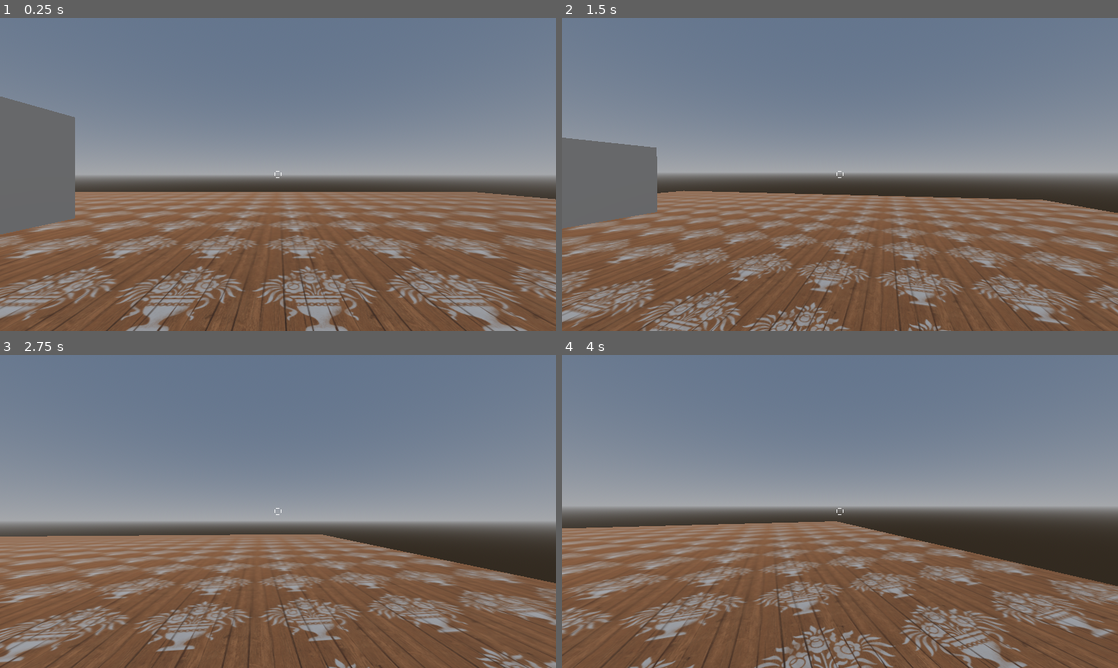
Above: before the commit, frames 1-4 (two rows, left to right).
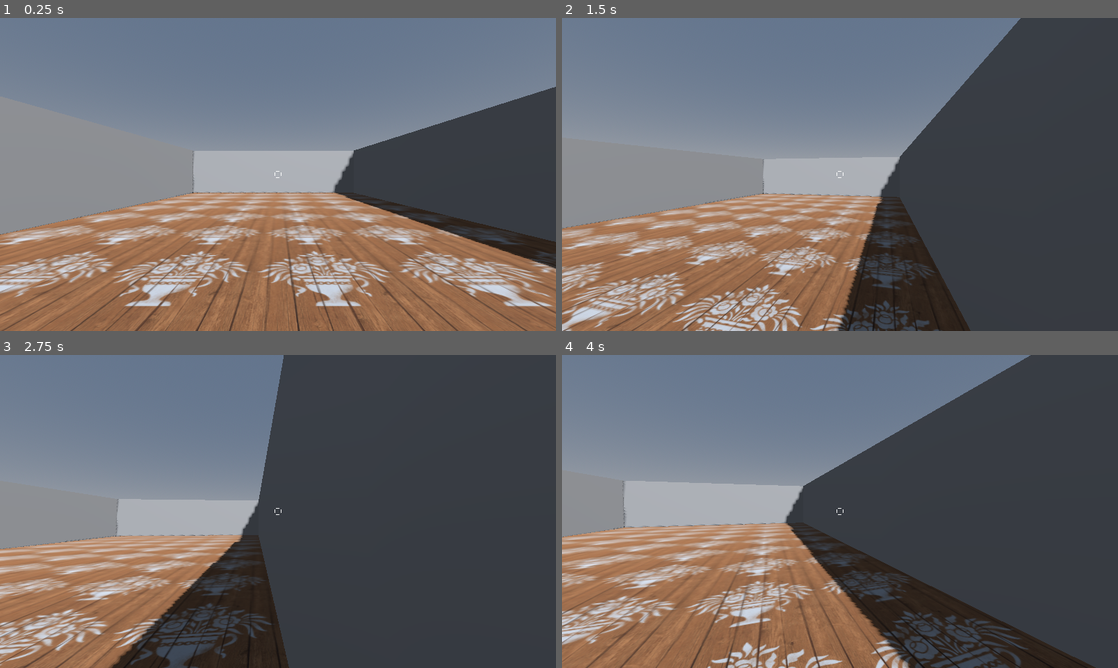
Above: after the commit, the same moments.

Repository: PetroMelnykW/StudentSimulator
Game: Godot game, scene res://scenes/main.tscn
Same seed, same stepped clock (60 frames per second), same inputs: the game is played once before the commit and once after it.
Inputs (mouse positions are in pixels of both pictures, inside the frame that each line leads up to):
- Up to frame 1 (0.25 s): no input
- Up to frame 2 (1.5 s): move the mouse to (867, 174) at 0.52 s; hold D (walk_right) 0.53-1.28 s; hold Shift (run) 0.53-1.28 s; tap Space (jump) at 0.77 s; move the mouse to (812, 174) at 1.27 s; hold S (walk_back) from 1.28 s (still down); tap W (walk_front) at 1.35 s
- Up to frame 3 (2.75 s): tap Space (jump) at 1.52 s; move the mouse to (289, 505) at 2.02 s; release S (walk_back) at 2.03 s; hold D (walk_right) from 2.03 s (still down); hold Shift (run) from 2.03 s (still down)
- Up to frame 4 (4 s): move the mouse to (834, 517) at 2.77 s; release Shift (run) at 2.78 s; tap W (walk_front) at 2.85 s; tap Space (jump) at 3.02, 3.77 s; move the mouse to (878, 514) at 3.52 s; release D (walk_right) at 3.53 s; hold A (walk_left) from 3.53 s (still down); hold Shift (run) from 3.53 s (still down)

The runs differ from the first frame. In frame 1, 55% of the frame differs, in the area x 0-100%, y 22-100%; in frame 2, 63%; in frame 3, 72%, in the area x 0-100%, y 0-100%; in frame 4, 67%.

Commit message:
Test room version 1

Diff:
--- a/project.godot
+++ b/project.godot
@@ -20,6 +20,10 @@
 window/size/viewport_width=1280
 window/size/viewport_height=720
 window/stretch/mode="canvas_items"
+
+[filesystem]
+
+import/fbx/enabled=false
 
 [input]
 
--- a/scenes/main.tscn
+++ b/scenes/main.tscn
@@ -19,5 +19,6 @@
 
 [node name="DirectionalLight3D" type="DirectionalLight3D" parent="."]
 transform = Transform3D(0.902686, -0.234862, 0.360553, -0.0893363, 0.717362, 0.690949, -0.420925, -0.655921, 0.62657, 0, 15, 0)
+shadow_enabled = true
 
 [node name="TestRoom" parent="." instance=ExtResource("1_tfrpf")]
--- a/scenes/rooms/test_room.tscn
+++ b/scenes/rooms/test_room.tscn
@@ -1,47 +1,98 @@
-[gd_scene load_steps=9 format=3 uid="uid://dij6ajyuubjvp"]
+[gd_scene load_steps=15 format=3 uid="uid://dij6ajyuubjvp"]
 
-[ext_resource type="Texture2D" uid="uid://c7kmts7di2dwg" path="res://assets/textures/floor/90_parquet decorated stencil texture-seamless.jpg" id="1_h5ntv"]
+[ext_resource type="Texture2D" uid="uid://c7kmts7di2dwg" path="res://assets/textures/floor/test_floor_texture.jpg" id="1_h5ntv"]
 [ext_resource type="PackedScene" uid="uid://cn8hnpa52k4l3" path="res://scenes/player/player.tscn" id="1_k0plw"]
 [ext_resource type="PhysicsMaterial" uid="uid://cplha4jwcmqqx" path="res://materials/physics_materials/enviroment/wall_physics_material.tres" id="2_d2o12"]
 
 [sub_resource type="StandardMaterial3D" id="StandardMaterial3D_c8bog"]
 albedo_texture = ExtResource("1_h5ntv")
-uv1_scale = Vector3(20, 20, 20)
+uv1_scale = Vector3(6, 16, 20)
 
 [sub_resource type="PlaneMesh" id="PlaneMesh_okfj4"]
 material = SubResource("StandardMaterial3D_c8bog")
-size = Vector2(50, 50)
+size = Vector2(19, 48)
 
 [sub_resource type="BoxShape3D" id="BoxShape3D_fqjyo"]
-size = Vector3(50, 0, 50)
+size = Vector3(19, 0, 48)
 
 [sub_resource type="BoxMesh" id="BoxMesh_8a1mb"]
-size = Vector3(1, 5, 20)
+size = Vector3(1, 5, 50)
 
-[sub_resource type="BoxShape3D" id="BoxShape3D_0tn2u"]
-size = Vector3(1, 5, 20)
+[sub_resource type="BoxShape3D" id="BoxShape3D_m3tto"]
+size = Vector3(1, 5, 50)
+
+[sub_resource type="BoxMesh" id="BoxMesh_1j5qf"]
+size = Vector3(1, 5, 50)
+
+[sub_resource type="BoxShape3D" id="BoxShape3D_nrlsi"]
+size = Vector3(1, 5, 50)
+
+[sub_resource type="BoxMesh" id="BoxMesh_lda3n"]
+size = Vector3(19, 5, 1)
+
+[sub_resource type="BoxShape3D" id="BoxShape3D_22w8j"]
+size = Vector3(19, 5, 1)
+
+[sub_resource type="BoxMesh" id="BoxMesh_fch8m"]
+size = Vector3(19, 5, 1)
+
+[sub_resource type="BoxShape3D" id="BoxShape3D_xxvja"]
+size = Vector3(19, 5, 1)
 
 [node name="TestRoom" type="Node3D"]
 
-[node name="GroundPlatform" type="StaticBody3D" parent="."]
+[node name="Floor" type="StaticBody3D" parent="."]
 
-[node name="MeshInstance3D" type="MeshInstance3D" parent="GroundPlatform"]
+[node name="MeshInstance3D" type="MeshInstance3D" parent="Floor"]
 mesh = SubResource("PlaneMesh_okfj4")
 skeleton = NodePath("../..")
 
-[node name="CollisionShape3D" type="CollisionShape3D" parent="GroundPlatform"]
+[node name="CollisionShape3D" type="CollisionShape3D" parent="Floor"]
 shape = SubResource("BoxShape3D_fqjyo")
 
-[node name="Wall" type="StaticBody3D" parent="."]
+[node name="WestWall" type="StaticBody3D" parent="."]
 transform = Transform3D(1, 0, 0, 0, 1, 0, 0, 0, 1, -10, 2.5, 0)
 physics_material_override = ExtResource("2_d2o12")
 
-[node name="MeshInstance3D" type="MeshInstance3D" parent="Wall"]
+[node name="MeshInstance3D" type="MeshInstance3D" parent="WestWall"]
 mesh = SubResource("BoxMesh_8a1mb")
 skeleton = NodePath("../..")
 
-[node name="CollisionShape3D" type="CollisionShape3D" parent="Wall"]
-shape = SubResource("BoxShape3D_0tn2u")
+[node name="CollisionShape3D" type="CollisionShape3D" parent="WestWall"]
+shape = SubResource("BoxShape3D_m3tto")
+
+[node name="EastWall" type="StaticBody3D" parent="."]
+transform = Transform3D(1, 0, 0, 0, 1, 0, 0, 0, 1, 10, 2.5, 0)
+physics_material_override = ExtResource("2_d2o12")
+
+[node name="MeshInstance3D" type="MeshInstance3D" parent="EastWall"]
+mesh = SubResource("BoxMesh_1j5qf")
+skeleton = NodePath("../..")
+
+[node name="CollisionShape3D" type="CollisionShape3D" parent="EastWall"]
+shape = SubResource("BoxShape3D_nrlsi")
+
+[node name="NorthWall" type="StaticBody3D" parent="."]
+transform = Transform3D(1, 0, 0, 0, 1, 0, 0, 0, 1, 0, 2.5, -24.5)
+physics_material_override = ExtResource("2_d2o12")
+
+[node name="MeshInstance3D" type="MeshInstance3D" parent="NorthWall"]
+mesh = SubResource("BoxMesh_lda3n")
+skeleton = NodePath("../..")
+
+[node name="CollisionShape3D" type="CollisionShape3D" parent="NorthWall"]
+shape = SubResource("BoxShape3D_22w8j")
+
+[node name="SouthWall" type="StaticBody3D" parent="."]
+transform = Transform3D(1, 0, 0, 0, 1, 0, 0, 0, 1, 0, 2.5, 24.5)
+physics_material_override = ExtResource("2_d2o12")
+
+[node name="MeshInstance3D" type="MeshInstance3D" parent="SouthWall"]
+mesh = SubResource("BoxMesh_fch8m")
+skeleton = NodePath("../..")
+
+[node name="CollisionShape3D" type="CollisionShape3D" parent="SouthWall"]
+shape = SubResource("BoxShape3D_xxvja")
 
 [node name="Player" parent="." instance=ExtResource("1_k0plw")]
 transform = Transform3D(1, 0, 0, 0, 1, 0, 0, 0, 1, 0.54682, 1.75709, 0.0787112)
Not shown, removed: assets/textures/floor/90_parquet decorated stencil texture-seamless.jpg.import
Renamed: assets/textures/floor/90_parquet decorated stencil texture-seamless.jpg -> assets/textures/floor/test_floor_texture.jpg
Not shown, added: assets/textures/floor/test_floor_texture.jpg.import
Not shown, added: assets/models/313 Vitra__ID_Trim.FBX
